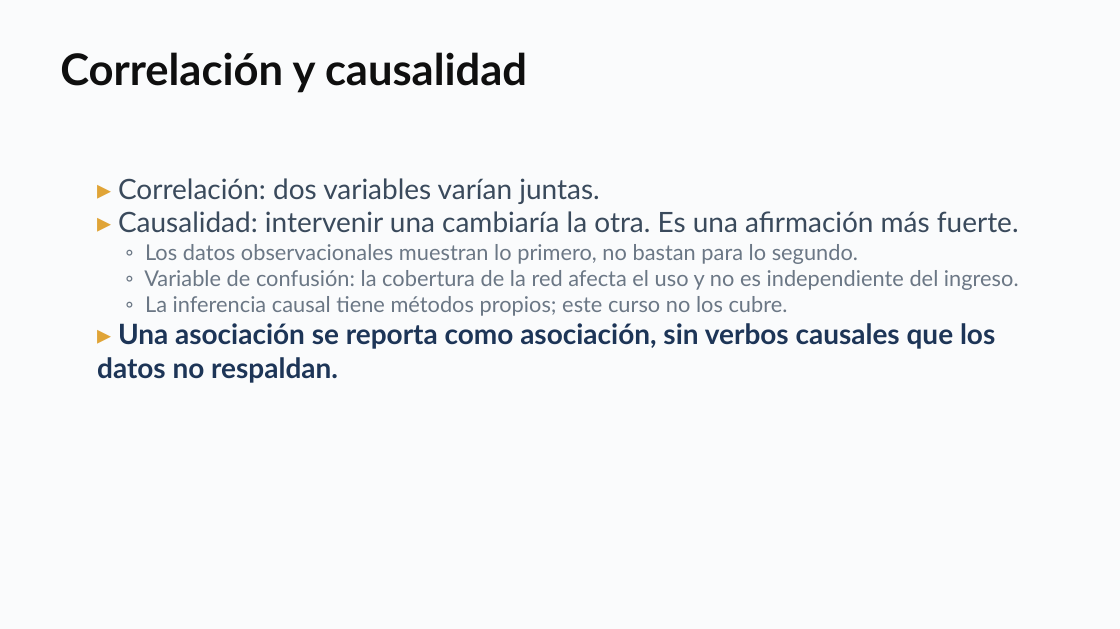
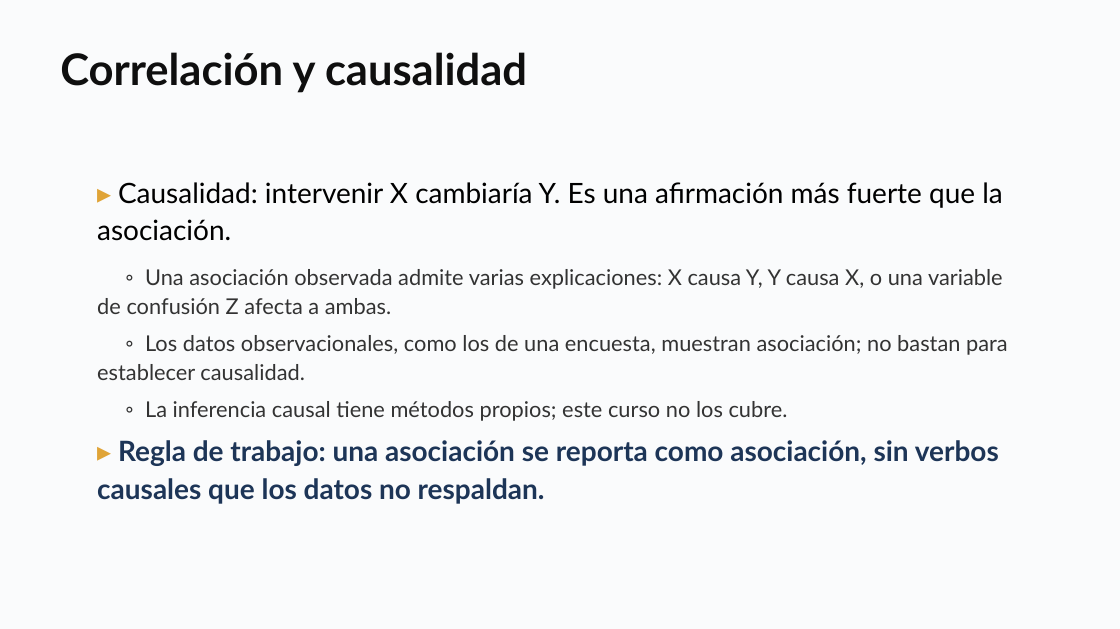
Before and after one commit to daniopitz/cienciadatos, a slide deck: slide 7 of presentaciones/clase02_pandas_eda.pptx (slide 23 before the commit). Drawn at 1120x629 pixels with LibreOffice and Linux fonts; fonts in the diff are those of the drawing. Boxes give left, top, right and bottom in pixels: in the first picture for what was removed or moved away, otherwise in the second. Text is boxed around its words. In the diff, an @@ line names an element or a change of style, - is before the commit and + after.

```diff
--- a/presentaciones/clase02_pandas_eda.pptx
+++ b/presentaciones/clase02_pandas_eda.pptx
@@ text at [97,182,1008,380]: text changed; text colour #6B7785 to #333333 @@
-▸ Correlación: dos variables varían juntas.
-▸ Causalidad: intervenir una cambiaría la otra. Es una afirmación más fuerte.
-◦ Los datos observacionales muestran lo primero, no bastan para lo segundo.
-◦ Variable de confusión: la cobertura de la red afecta el uso y no es independiente del ingreso.
+▸ Causalidad: intervenir X cambiaría Y. Es una afirmación más fuerte que la asociación.
+◦ Una asociación observada admite varias explicaciones: X causa Y, Y causa X, o una variable de confusión Z afecta a ambas.
+◦ Los datos observacionales, como los de una encuesta, muestran asociación; no bastan para establecer causalidad.
@@ text at [145,401,788,421]: text colour #6B7785 to #333333 in "◦ La inferencia causal tiene métodos propios; ..."; line spacing 1 to 1.12; more space between paragraphs @@
@@ text at [97,440,999,504]: text changed @@
-▸ Una asociación se reporta como asociación, sin verbos causales que los datos no respaldan.
+▸ Regla de trabajo: una asociación se reporta como asociación, sin verbos causales que los datos no respaldan.
```
Also in this commit, not shown: 21 other slides changed, 6 slides added, 4 slides removed, 2 other files.
